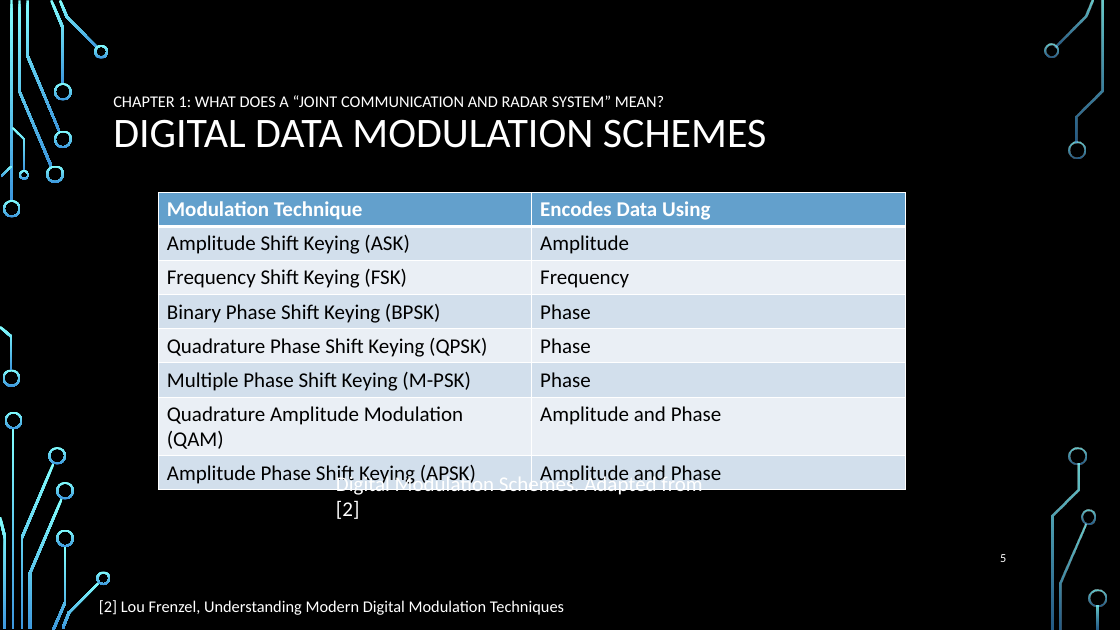
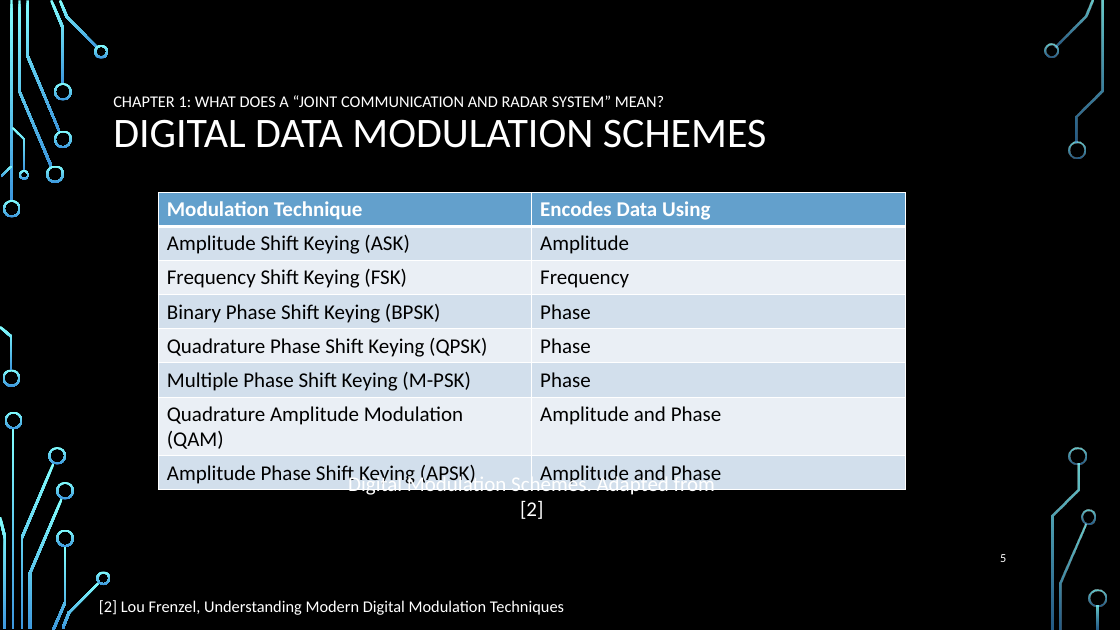
Before and after one commit to roryschram/masters, a slide deck: slide 5 of presentations/SARIG/sarig_rory_schram.pptx. Drawn at 1120x630 pixels with LibreOffice and Linux fonts; fonts in the diff are those of the drawing; background and template pictures are left out. Boxes give left, top, right and bottom in pixels: in the first picture for what was removed or moved away, otherwise in the second. Text is boxed around its words. In the diff, an @@ line names an element or a change of style, - is before the commit and + after.

```diff
--- a/presentations/SARIG/sarig_rory_schram.pptx
+++ b/presentations/SARIG/sarig_rory_schram.pptx
@@ text "Digital Modulation Schemes. Adapted from ..." at box(348, 474, 715, 519): alignment left to centre @@
```
Also in this commit, not shown: 4 other slides changed, 7 slides added, 10 slides removed.
